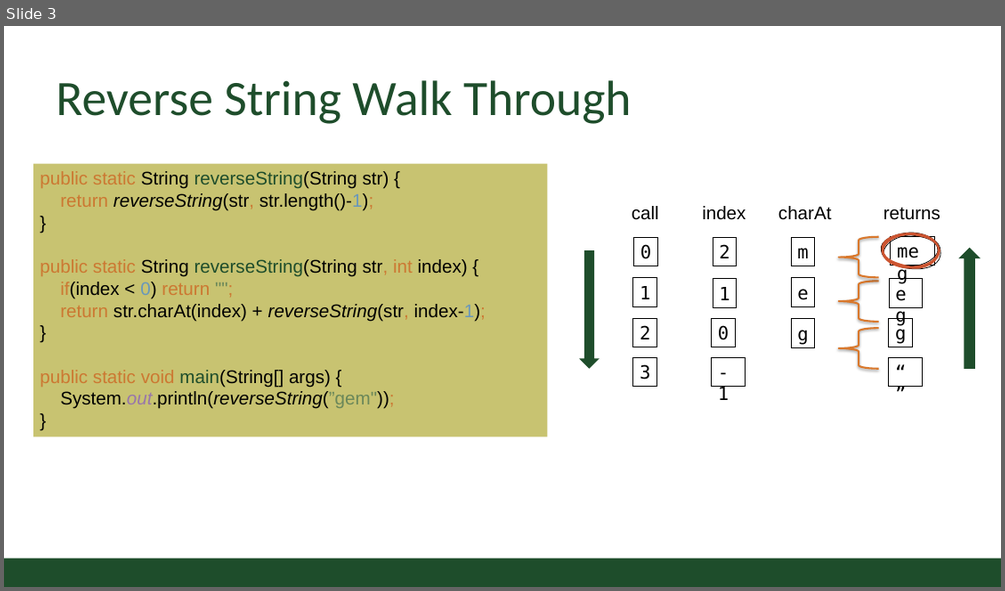
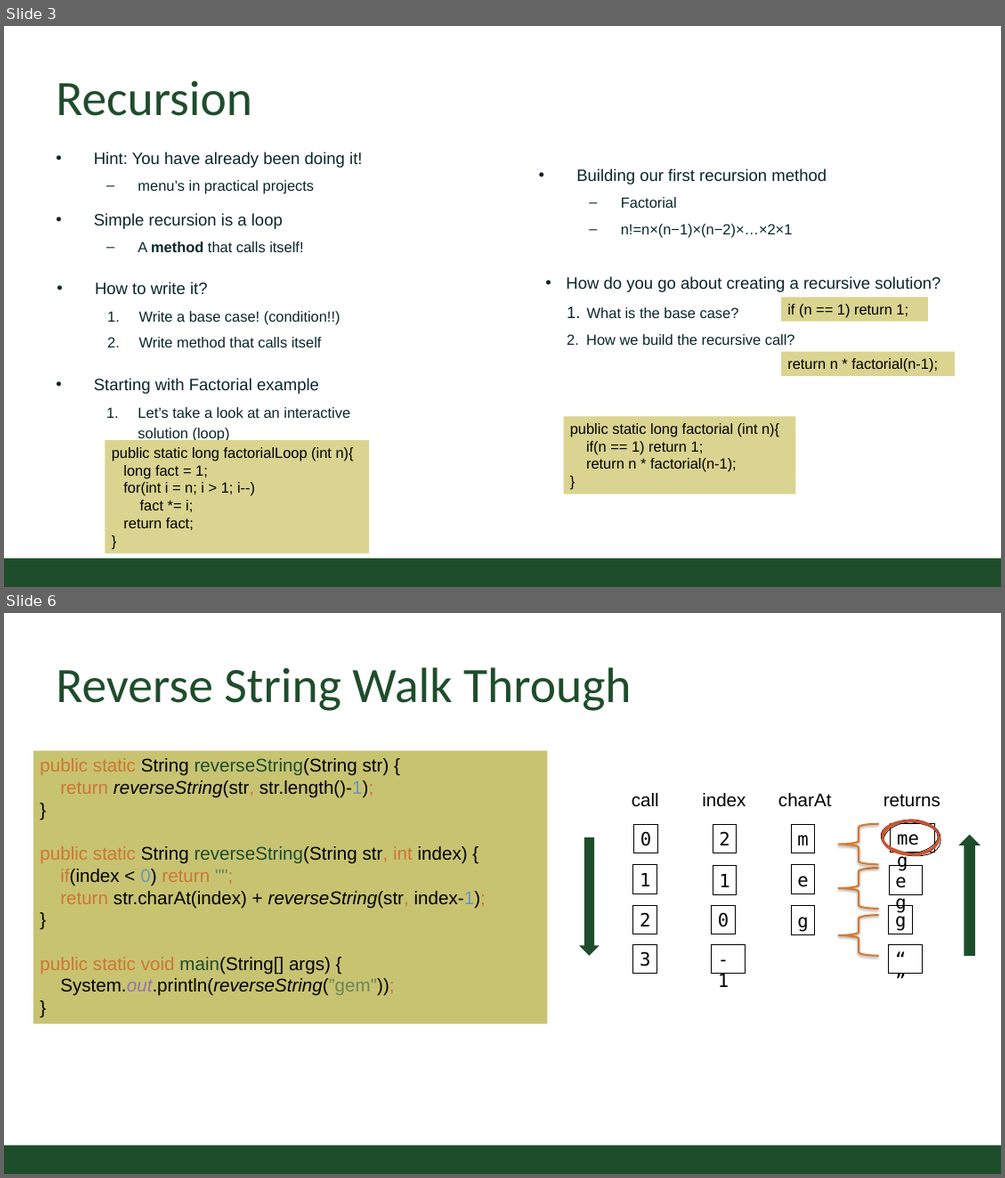
Before and after one commit to CSU-CompSci-CS163-4/Handouts, a slide deck: slides/On-Campus/10_03_IntrotoRecursion.pptx. Shown one above the other, each under a label of ours: slide 3 before the commit, slides 3 and 6 after it; the slides between them are not shown. The pictures are 1005x591 and 1005x1178 pixels, drawn with LibreOffice and Linux fonts; fonts in the diff are those of the drawing; background and template pictures are left out. Boxes give left, top, right and bottom in pixels: in the first picture for what was removed or moved away, otherwise in the second. Text is boxed around its words. In the diff, an @@ line names an element or a change of style, - is before the commit and + after.

Commit message:
updated recursion lecture

```diff
--- a/slides/On-Campus/10_03_IntrotoRecursion.pptx
+++ b/slides/On-Campus/10_03_IntrotoRecursion.pptx
@@ slide 3 added at <box>4,26,1001,587</box>, background #FFFFFF; not listed: 1 template element that a slide beside it also shows @@
@@ title added at <box>56,80,252,116</box>, 54 pt, text #1E4D2B @@
+Recursion
@@ text added at <box>94,151,362,252</box>, 18 pt, text #092529 @@
+• Hint: You have already been doing it!
+  – menu’s in practical projects
+• Simple recursion is a loop
+  – A method that calls itself!
@@ text added at <box>576,168,826,238</box>, 18 pt, text #092529 @@
+• Building our first recursion method
+  – Factorial
+  – n!=n×(n−1)×(n−2)×…×2×1
@@ text added at <box>95,281,340,347</box>, 16 pt, text #092529 @@
+• How to write it?
+  1. Write a base case! (condition!!)
+  2. Write method that calls itself
@@ text added at <box>566,276,940,345</box>, 16 pt, text #092529 @@
+• How do you go about creating a recursive solution?
+  1. What is the base case?
+  2. How we build the recursive call?
@@ rectangle added at <box>781,297,928,321</box>, fill #DAD490, 16 pt, text #000000 @@
+if (n == 1) return 1;
@@ rectangle added at <box>781,351,955,376</box>, fill #DAD490, 16 pt, text #000000 @@
+return n * factorial(n-1);
@@ text added at <box>94,378,350,442</box>, 16 pt, text #092529 @@
+• Starting with Factorial example
+  1. Let’s take a look at an interactive solution (loop)
@@ rectangle added at <box>564,417,795,494</box>, fill #DAD490, 16 pt, text #000000 @@
+public static long factorial (int n){
+if(n == 1) return 1;
+return n * factorial(n-1);
+}
@@ rectangle added at <box>105,440,369,554</box>, fill #DAD490, 16 pt, text #000000 @@
+public static long factorialLoop (int n){
+long fact = 1;
+for(int i = n; i > 1; i--)
+fact *= i;
+return fact;
+}
@@ what was slide 3 is now slide 6 @@
```
Also in this commit, not shown: 1 slide changed, 3 other slides added.
